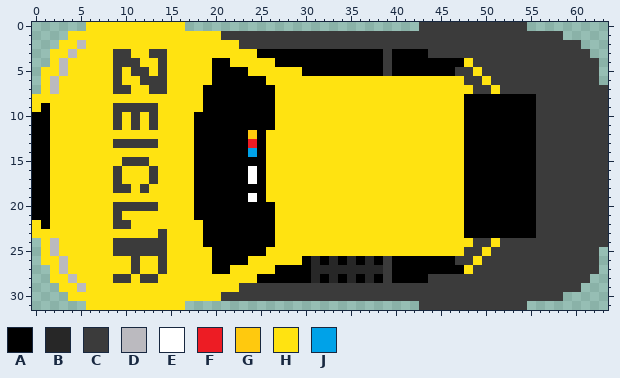
A pixel-art sprite gets an edit: Assets/Resources/cup22livery77blankalt1.png. That is the earlier state.
The file is 64x32 pixels.
Palette (. is transparent): A #000000  B #272727  C #3b3b3b  D #bbbabf  E #ffffff  F #ed1c24  G #ffc90e  H #ffe311  J #00a2e8
Pixels before, first column x 0:
 0 ......HHHHHHHHHHH..........................CCCCCCCCCCCC.........
 1 ....HHHHHHHHHHHHHHHHHCCCCCCCCCCCCCCCCCCCCCCCCCCCCCCCCCCCCCC.....
 2 ...HHDHHHHHHHHHHHHHHHHHCCCCCCCCCCCCCCCCCCCCCCCCCCCCCCCCCCCCCC...
 3 ..HHDHHHHCCHHCCHHHHHHHHHHAAAAAAAAAAAAAACAAAACCCCCCCCCCCCCCCCCC..
 4 ..HDHHHHHCCCHHCHHHHHAAHHHHHAAAAAAAAAAAACAAAAAAAAHCCCCCCCCCCCCCC.
 5 .HHDHHHHHCHCCHCHHHHHAAAAHHHHHHAAAAAAAAACAAAAAAACCHCCCCCCCCCCCCC.
 6 .HDHHHHHHCHHCCCHHHHHAAAAAAHHHHHHHHHHHHHHHHHHHHHHCCHCCCCCCCCCCCC.
 7 .HDHHHHHHCCHHCCHHHHAAAAAAAAHHHHHHHHHHHHHHHHHHHHHHCCHCCCCCCCCCCCC
 8 HHHHHHHHHHHHHHHHHHHAAAAAAAAHHHHHHHHHHHHHHHHHHHHHAAAAAAAACCCCCCCC
 9 HAHHHHHHHCCCCCHHHHHAAAAAAAAHHHHHHHHHHHHHHHHHHHHHAAAAAAAACCCCCCCC
10 AAHHHHHHHCHCHCHHHHAAAAAAAAAHHHHHHHHHHHHHHHHHHHHHAAAAAAAACCCCCCCC
11 AAHHHHHHHCHCHCHHHHAAAAAAAAAHHHHHHHHHHHHHHHHHHHHHAAAAAAAACCCCCCCC
12 AAHHHHHHHHHHHHHHHHAAAAAAGAHHHHHHHHHHHHHHHHHHHHHHAAAAAAAACCCCCCCC
13 AAHHHHHHHCCCCCHHHHAAAAAAFAHHHHHHHHHHHHHHHHHHHHHHAAAAAAAACCCCCCCC
14 AAHHHHHHHHHHHHHHHHAAAAAAJAHHHHHHHHHHHHHHHHHHHHHHAAAAAAAACCCCCCCC
15 AAHHHHHHHHCCCHHHHHAAAAAAAAHHHHHHHHHHHHHHHHHHHHHHAAAAAAAACCCCCCCC
16 AAHHHHHHHCHHHCHHHHAAAAAAEAHHHHHHHHHHHHHHHHHHHHHHAAAAAAAACCCCCCCC
17 AAHHHHHHHCHHHCHHHHAAAAAAEAHHHHHHHHHHHHHHHHHHHHHHAAAAAAAACCCCCCCC
18 AAHHHHHHHCCHCHHHHHAAAAAAAAHHHHHHHHHHHHHHHHHHHHHHAAAAAAAACCCCCCCC
19 AAHHHHHHHHHHHHHHHHAAAAAAEAHHHHHHHHHHHHHHHHHHHHHHAAAAAAAACCCCCCCC
20 AAHHHHHHHCCCCCHHHHAAAAAAAAAHHHHHHHHHHHHHHHHHHHHHAAAAAAAACCCCCCCC
21 AAHHHHHHHCHHHHHHHHAAAAAAAAAHHHHHHHHHHHHHHHHHHHHHAAAAAAAACCCCCCCC
22 HAHHHHHHHCCHHHHHHHHAAAAAAAAHHHHHHHHHHHHHHHHHHHHHAAAAAAAACCCCCCCC
23 HHHHHHHHHHHHHHCHHHHAAAAAAAAHHHHHHHHHHHHHHHHHHHHHAAAAAAAACCCCCCCC
24 .HDHHHHHHCCCCCCHHHHAAAAAAAAHHHHHHHHHHHHHHHHHHHHHHCCHCCCCCCCCCCCC
25 .HDHHHHHHCCCCCCHHHHHAAAAAAHHHHHHHHHHHHHHHHHHHHHHCCHCCCCCCCCCCCC.
26 .HHDHHHHHHHCHHCHHHHHAAAAHHHHHHABABABABACAAAAAAACCHCCCCCCCCCCCCC.
27 ..HDHHHHHHHCHHCHHHHHAAHHHHHAAAABBBBBBBBCAAAAAAAAHCCCCCCCCCCCCCC.
28 ..HHDHHHHCCHCCHHHHHHHHHHHAAAAAABABABABACAAAACCCCCCCCCCCCCCCCCC..
29 ...HHDHHHHHHHHHHHHHHHHHCCCCCCCCCCCCCCCCCCCCCCCCCCCCCCCCCCCCCC...
30 ....HHHHHHHHHHHHHHHHHCCCCCCCCCCCCCCCCCCCCCCCCCCCCCCCCCCCCCC.....
31 ......HHHHHHHHHHH..........................CCCCCCCCCCCC.........
The same view after the edit:
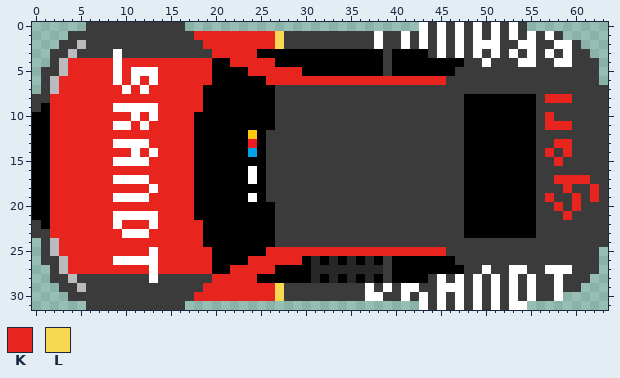
Colours new in this view: K #e7241e  L #f8d851
The exact change:
Changed rows in their new state; - is an unchanged pixel.
first column x 0:
 0 ------CCCCCCCCCCC--------------------------E-E-E-E-E-E---------
 1 ----CCCCCCCCCCCCCCKKKKKKKKKL----------E--E-E-E-E-E-E-E-E-E-----
 2 ---CC-CCCCCCCCCCCCCKKKKKKKKL----------E--E-E-E-E-EEE--EE--EE---
 3 --CC-CCCCE-CC--CCCCCKKKKK--------------------E-E-E-E-E-E-E-E---
 4 --C-KKKKKEKKKKKKKKKK--KKKKK---------------------C-E---EE--EE---
 5 -CC-KKKKKEKEEEKKKKKK----KKKKKK-------------------C-------------
 6 -C-KKKKKKEKEKEKKKKKK------KKKKKKKKKKKKKKKKKKKKCC--C------------
 7 -C-KKKKKKKEKEKKKKKK--------CCCCCCCCCCCCCCCCCCCCCC--C-----------
 8 CCKKKKKKKKKKKKKKKKK--------CCCCCCCCCCCCCCCCCCCCC---------KKK---
 9 C-KKKKKKKEEEEEKKKKK--------CCCCCCCCCCCCCCCCCCCCC---------------
10 --KKKKKKKKKEKEKKKK---------CCCCCCCCCCCCCCCCCCCCC---------K-----
11 --KKKKKKKEEKEKKKKK---------CCCCCCCCCCCCCCCCCCCCC---------KKK---
12 --KKKKKKKKKKKKKKKK--------CCCCCCCCCCCCCCCCCCCCCC---------------
13 --KKKKKKKEEEEKKKKK--------CCCCCCCCCCCCCCCCCCCCCC----------KK---
14 --KKKKKKKKKEKEKKKK--------CCCCCCCCCCCCCCCCCCCCCC---------K-K---
15 --KKKKKKKEEEEKKKKK--------CCCCCCCCCCCCCCCCCCCCCC----------K----
16 --KKKKKKKKKKKKKKKK--------CCCCCCCCCCCCCCCCCCCCCC---------------
17 --KKKKKKKEEEEKKKKK--------CCCCCCCCCCCCCCCCCCCCCC----------KKKK-
18 --KKKKKKKKKKKEKKKK--------CCCCCCCCCCCCCCCCCCCCCC-----------K--K
19 --KKKKKKKEEEEKKKKK--------CCCCCCCCCCCCCCCCCCCCCC---------K--K-K
20 --KKKKKKKKKKKKKKKK---------CCCCCCCCCCCCCCCCCCCCC----------K-K--
21 --KKKKKKKEEEEEKKKK---------CCCCCCCCCCCCCCCCCCCCC-----------K---
22 C-KKKKKKKEKKKEKKKKK--------CCCCCCCCCCCCCCCCCCCCC---------------
23 CCKKKKKKKKEEEKKKKKK--------CCCCCCCCCCCCCCCCCCCCC---------------
24 -C-KKKKKKKKKKKKKKKK--------CCCCCCCCCCCCCCCCCCCCCC--C-----------
25 -C-KKKKKKKKKKEKKKKKK------KKKKKKKKKKKKKKKKKKKKCC--C------------
26 -CC-KKKKKEEEEEKKKKKK----KKKKKK-------------------C-------------
27 --C-KKKKKKKKKEKKKKKK--KKKKK---------------------C-E--EE--EEE---
28 --CC-CCCC--C-ECCCCCCKKKKK--------------------E-E-E-E-E-E--E----
29 ---CC-CCCCCCCCCCCCCKKKKKKKKL---------E-E-EE--EEE-E-E-E-E--E----
30 ----CCCCCCCCCCCCCCKKKKKKKKKL---------EE--E-E-E-E-E-E-E-E--E----
31 ------CCCCCCCCCCC--------------------------E-E-E-E-E-EE--------
Pixel boxes of the changes (left, top, right, bottom) in both pictures:
changed: (32, 22, 599, 310)
